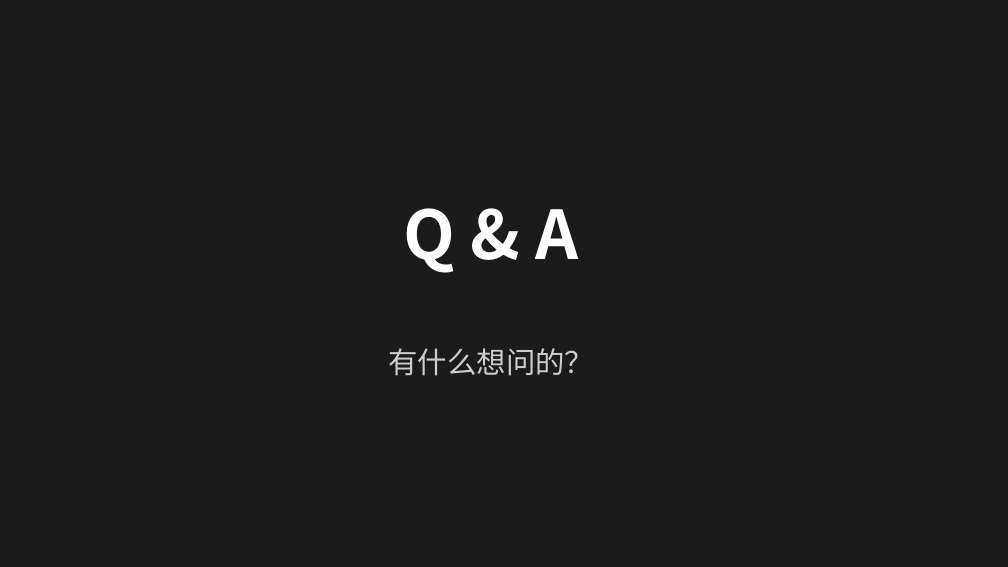
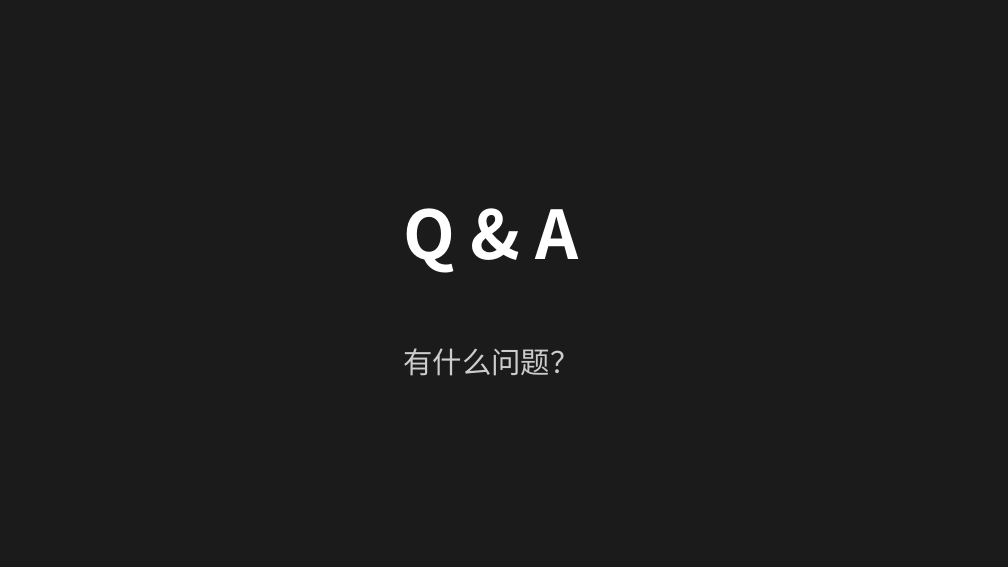
Before and after one commit to Akon1993/springboot-lesson, a slide deck: slide 36 of docs/slides.pptx (slide 44 before the commit). Drawn at 1008x567 pixels with LibreOffice and Linux fonts; fonts in the diff are those of the drawing. Boxes give left, top, right and bottom in pixels: in the first picture for what was removed or moved away, otherwise in the second. Text is boxed around its words. In the diff, an @@ line names an element or a change of style, - is before the commit and + after.

Commit message:
fix: PPTX重写为8章结构，修复代码对齐和布局问题
- 从12章旧结构重写为8章新结构
- 修复函数参数传递错误导致的布局异常
- Cloud组件更新为外卖平台比喻版本
- 代码块统一使用Courier New等宽字体
- 删除冗余的独立概念章，与大纲结构一致

```diff
--- a/docs/slides.pptx
+++ b/docs/slides.pptx
@@ text at box(403, 348, 579, 376): text changed @@
-有什么想问的？
+有什么问题？
```
Also in this commit, not shown: 13 other slides changed, 21 slides added, 29 slides removed, 1 other file.
